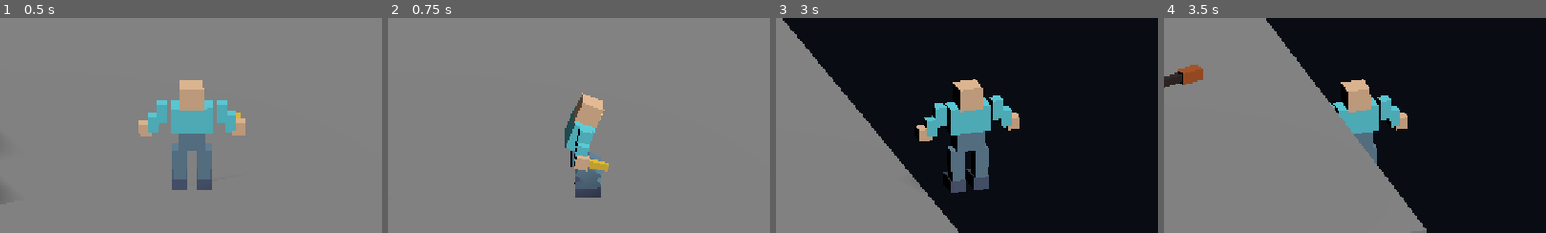
Above: before the commit, frames 1-4 (left to right).
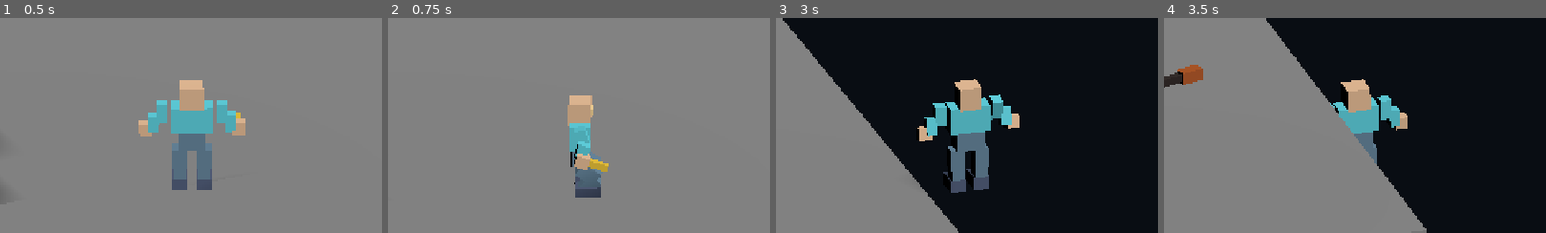
Above: after the commit, the same moments.

Repository: bravado/ACTION-5
Game: Godot game, scene res://demo/ai/encounter.tscn
The game is run twice, just before and just after one commit, with the same random seed, the same clock (stepped at 60 frames per second) and the same inputs. This scene is started directly instead of the project's main scene.
Inputs (mouse positions are % of the whole screen's width and height, from its top left):
- Up to frame 1 (0.5 s): no input
- Up to frame 2 (0.75 s): tap Enter at 0.5 s; move the mouse to (72, 45) at 0.52 s; hold D (move_right) from 0.53 s (still down); tap Ctrl (actor_crouch) at 0.6 s; click (72, 45) at 0.67 s
- Up to frame 3 (3 s): tap Space (actor_jump) at 0.77, 1.52 s; move the mouse to (30, 55) at 1.27 s; release D (move_right) at 1.28 s; hold S (move_down) 1.28-2.03 s; tap Alt (actor_dodge) at 1.35 s; move the mouse to (60, 28) at 2.02 s; hold D (move_right) 2.03-2.78 s; hold Shift (actor_run) 2.03-2.78 s; move the mouse to (45, 70) at 2.77 s; hold W (move_up) from 2.78 s (still down); tap X (actor_slide) at 2.85 s; click (45, 70) at 2.92 s
- Up to frame 4 (3.5 s): keep holding W (move_up); tap Space (actor_jump) at 3.02 s
The pictures show only the part of the screen within x 25-75%, y 24-74%; the shares and areas given below are measured in that part.

Frame 1 is identical in both runs. In frame 2, 1.3% of the frame differs, in the area x 46-58%, y 34-72%; in frame 3, 0.6%; in frame 4, nothing differs.

Commit message:
fix(d07): wire player combat input into encounter scene [full-e2e]

Diff:
--- a/demo/ai/encounter.tscn
+++ b/demo/ai/encounter.tscn
@@ -8,6 +8,7 @@
 [ext_resource type="Script" path="res://addons/action5/camera/camera_rig.gd" id="6"]
 [ext_resource type="Script" path="res://addons/action5/camera/view_input.gd" id="7"]
 [ext_resource type="Script" path="res://addons/action5/input/actor_input_adapter.gd" id="8"]
+[ext_resource type="Script" path="res://addons/action5/combat/combat_input_adapter.gd" id="9"]
 
 [sub_resource type="BoxShape3D" id="floor_shape"]
 size = Vector3(24, 0.4, 16)
@@ -73,6 +74,10 @@
 [node name="ActorInput" type="Node" parent="."]
 script = ExtResource("8")
 
+[node name="CombatInput" type="Node" parent="."]
+script = ExtResource("9")
+action_selection_path = NodePath("../Player/EquipmentAttackSelector")
+
 [node name="Sun" type="DirectionalLight3D" parent="."]
 rotation_degrees = Vector3(-50, 25, 0)
 shadow_enabled = true
Not shown: 1 places in demo/ai/encounter.tscn that only renumber resources
